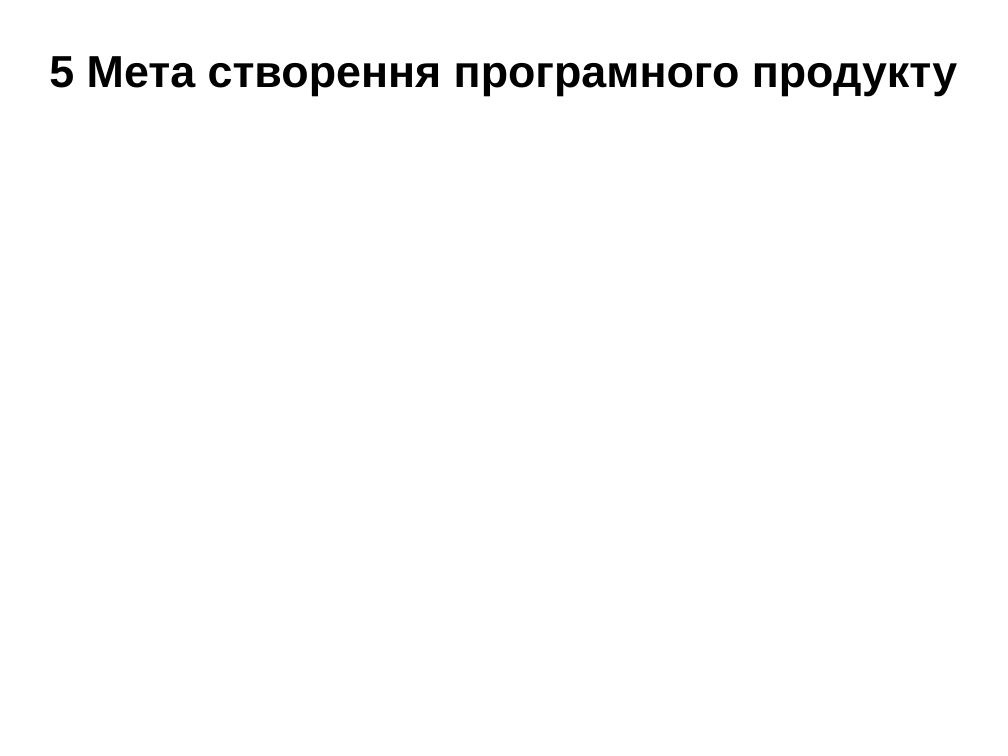
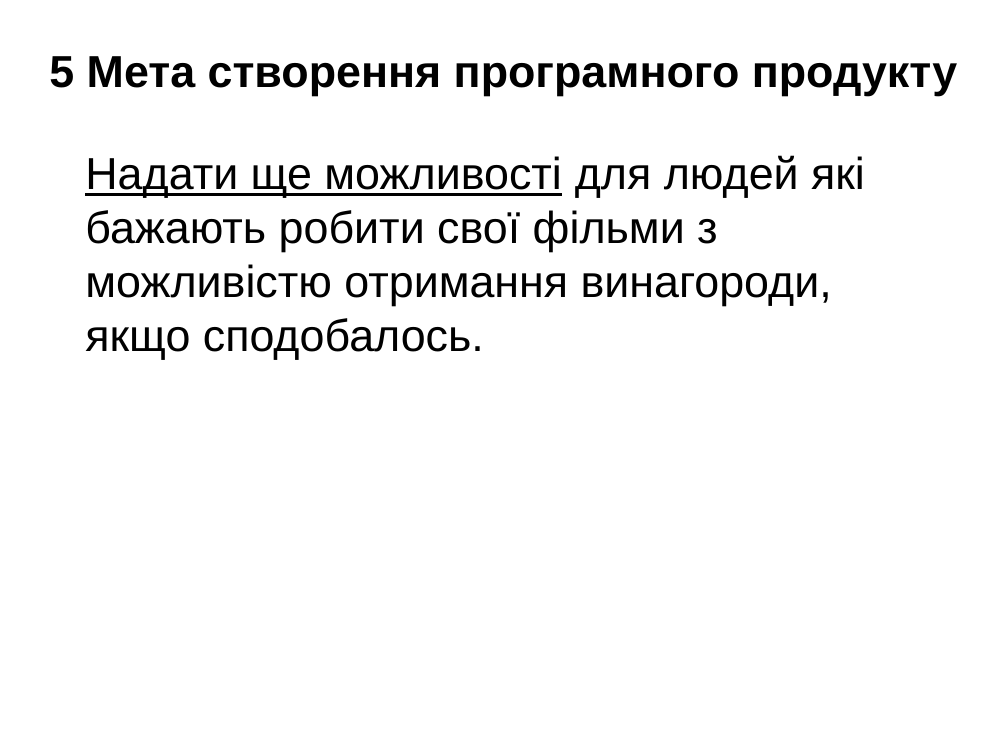
Before and after one commit to elxaz/kursa4AI, a slide deck: slide 6 of SW_Practice_1_example.ppt. Drawn at 1008x756 pixels with LibreOffice and Linux fonts; fonts in the diff are those of the drawing. Boxes give left, top, right and bottom in pixels: in the first picture for what was removed or moved away, otherwise in the second. Text is boxed around its words. In the diff, an @@ line names an element or a change of style, - is before the commit and + after.

```diff
--- a/SW_Practice_1_example.ppt
+++ b/SW_Practice_1_example.ppt
@@ text added at <box>85,155,865,360</box>, 32 pt, text #000000 @@
+Надати ще можливості для людей які бажають робити свої фільми з можливістю отримання винагороди, якщо сподобалось.
```
Also in this commit, not shown: 3 other slides changed.
